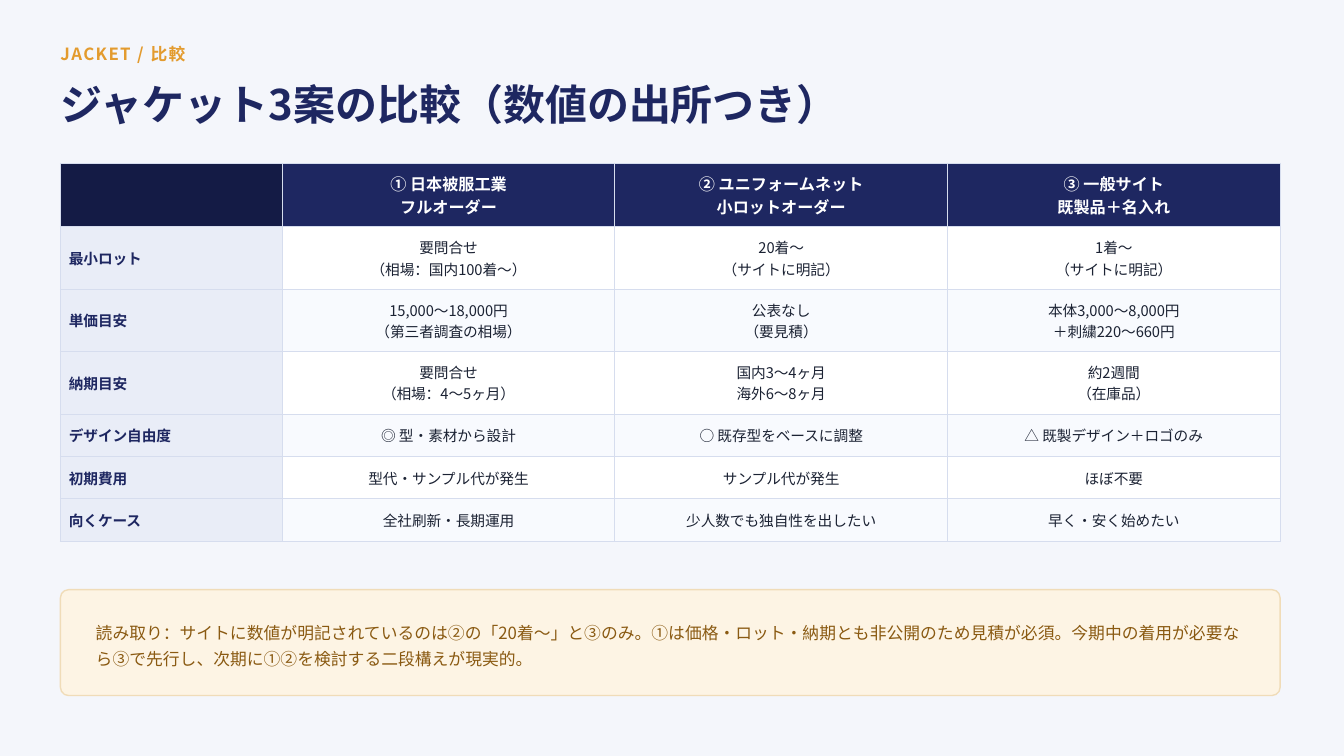
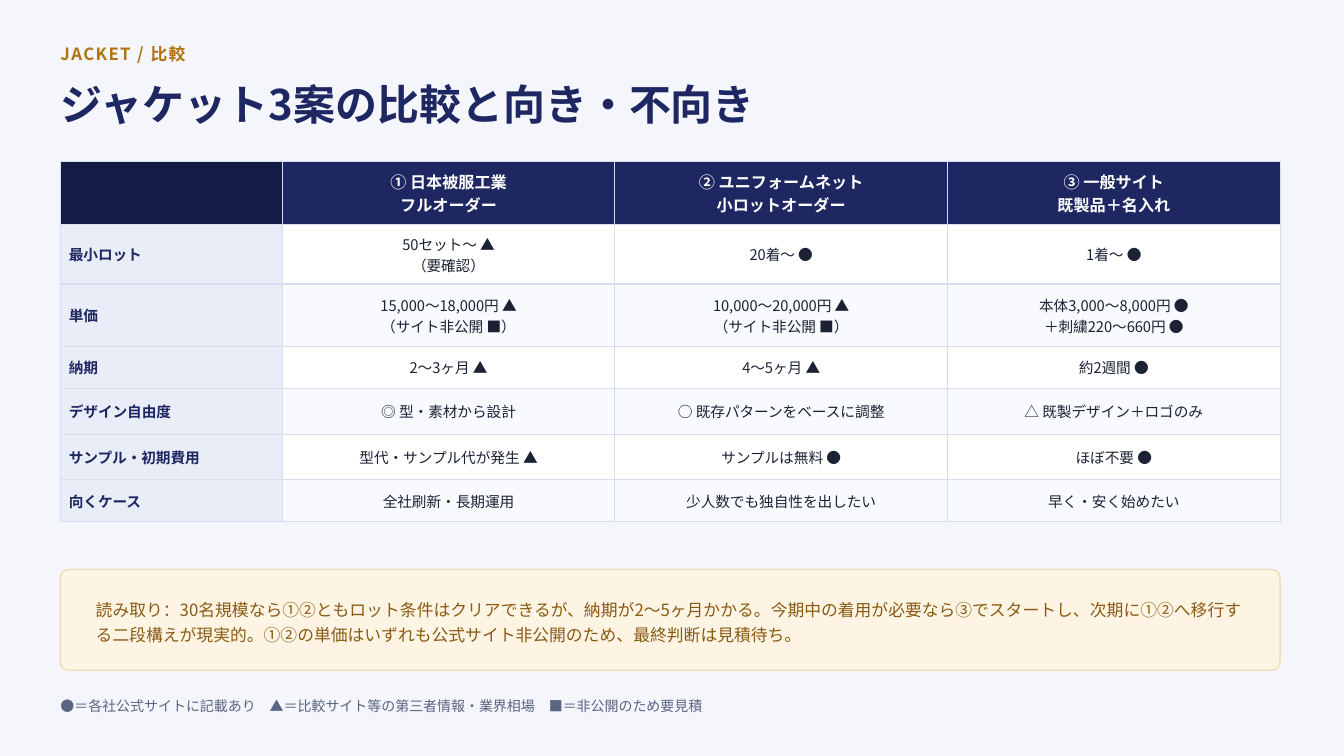
Before and after one commit to sou16hattori-rgb/claudecode_test, a slide deck: slide 5 of docs/工場ユニフォーム検討資料.pptx. Drawn at 1344x756 pixels with LibreOffice and Linux fonts; fonts in the diff are those of the drawing. Boxes give left, top, right and bottom in pixels: in the first picture for what was removed or moved away, otherwise in the second. Text is boxed around its words. In the diff, an @@ line names an element or a change of style, - is before the commit and + after.

```diff
--- a/docs/工場ユニフォーム検討資料.pptx
+++ b/docs/工場ユニフォーム検討資料.pptx
@@ text "JACKET / 比較" at (x1=60, y1=45, x2=186, y2=62): text colour #E39B2E to #B0730F @@
@@ text at (x1=60, y1=84, x2=755, y2=125): text changed @@
-ジャケット3案の比較（数値の出所つき）
+ジャケット3案の比較と向き・不向き
@@ table at (x1=60, y1=161, x2=1280, y2=513) @@
-row 2: 最小ロット | 要問合せ / （相場：国内100着〜） | 20着〜 / （サイトに明記） | 1着〜 / （サイトに明記）
+row 2: 最小ロット | 50セット〜 ▲ / （要確認） | 20着〜 ● | 1着〜 ●
-row 3: 単価目安 | 15,000〜18,000円 / （第三者調査の相場） | 公表なし / （要見積） | 本体3,000〜8,000円 / ＋刺繍220〜660円
+row 3: 単価 | 15,000〜18,000円 ▲ / （サイト非公開 ■） | 10,000〜20,000円 ▲ / （サイト非公開 ■） | 本体3,000〜8,000円 ● / ＋刺繍220〜660円 ●
-row 4: 納期目安 | 要問合せ / （相場：4〜5ヶ月） | 国内3〜4ヶ月 / 海外6〜8ヶ月 | 約2週間 / （在庫品）
+row 4: 納期 | 2〜3ヶ月 ▲ | 4〜5ヶ月 ▲ | 約2週間 ●
-row 5, column 3: ○ 既存型をベースに調整
+row 5, column 3: ○ 既存パターンをベースに調整
-row 6: 初期費用 | 型代・サンプル代が発生 | サンプル代が発生 | ほぼ不要
+row 6: サンプル・初期費用 | 型代・サンプル代が発生 ▲ | サンプルは無料 ● | ほぼ不要 ●
@@ rounded rectangle resized from (x1=60, y1=590, x2=1280, y2=696) to (x1=60, y1=570, x2=1280, y2=670) @@
@@ rounded rectangle at (x1=60, y1=570, x2=1280, y2=670): proportions changed @@
@@ text at (x1=96, y1=602, x2=1241, y2=643): text changed @@
-読み取り：サイトに数値が明記されているのは②の「20着〜」と③のみ。①は価格・ロット・納期とも非公開のため見積が必須。今期中の着用が必要なら③で先行し、次期に①②を検討する二段構えが現実的。
+読み取り：30名規模なら①②ともロット条件はクリアできるが、納期が2〜5ヶ月かかる。今期中の着用が必要なら③でスタートし、次期に①②へ移行する二段構えが現実的。①②の単価はいずれも公式サイト非公開のため、最終判断は見積待ち。
@@ text added at (x1=60, y1=699, x2=703, y2=712), 10 pt, text #5A6483 @@
+●＝各社公式サイトに記載あり ▲＝比較サイト等の第三者情報・業界相場 ■＝非公開のため要見積
```
Also in this commit, not shown: 11 other slides changed, 1 slide removed, 2 other files.
